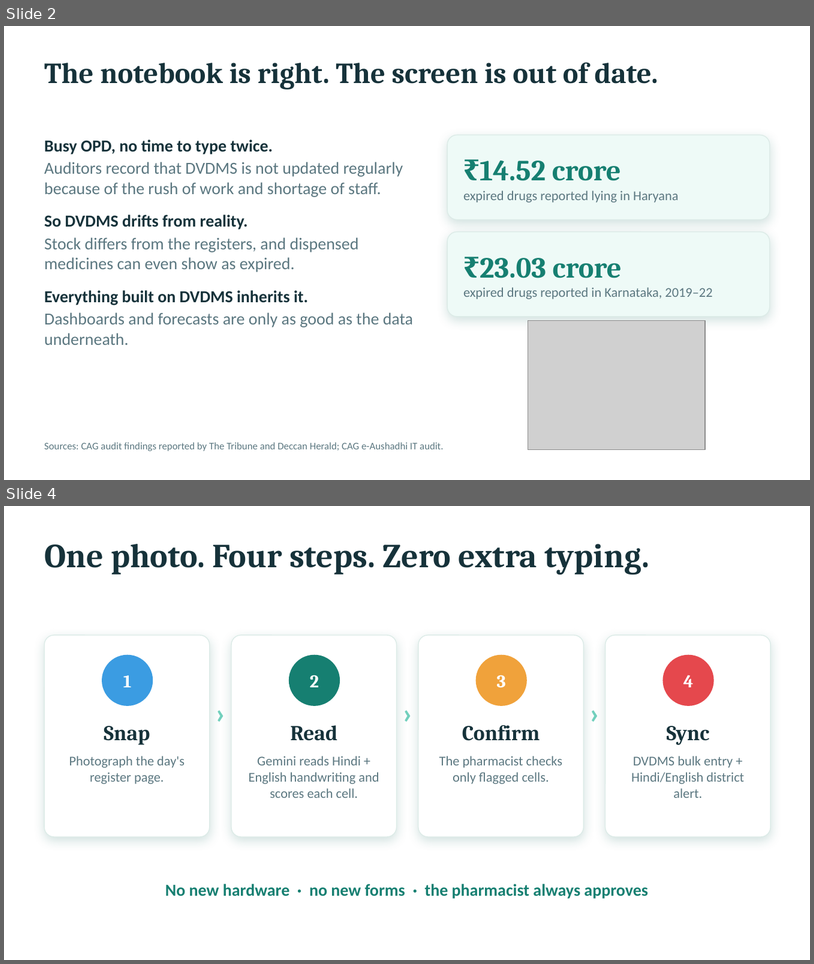
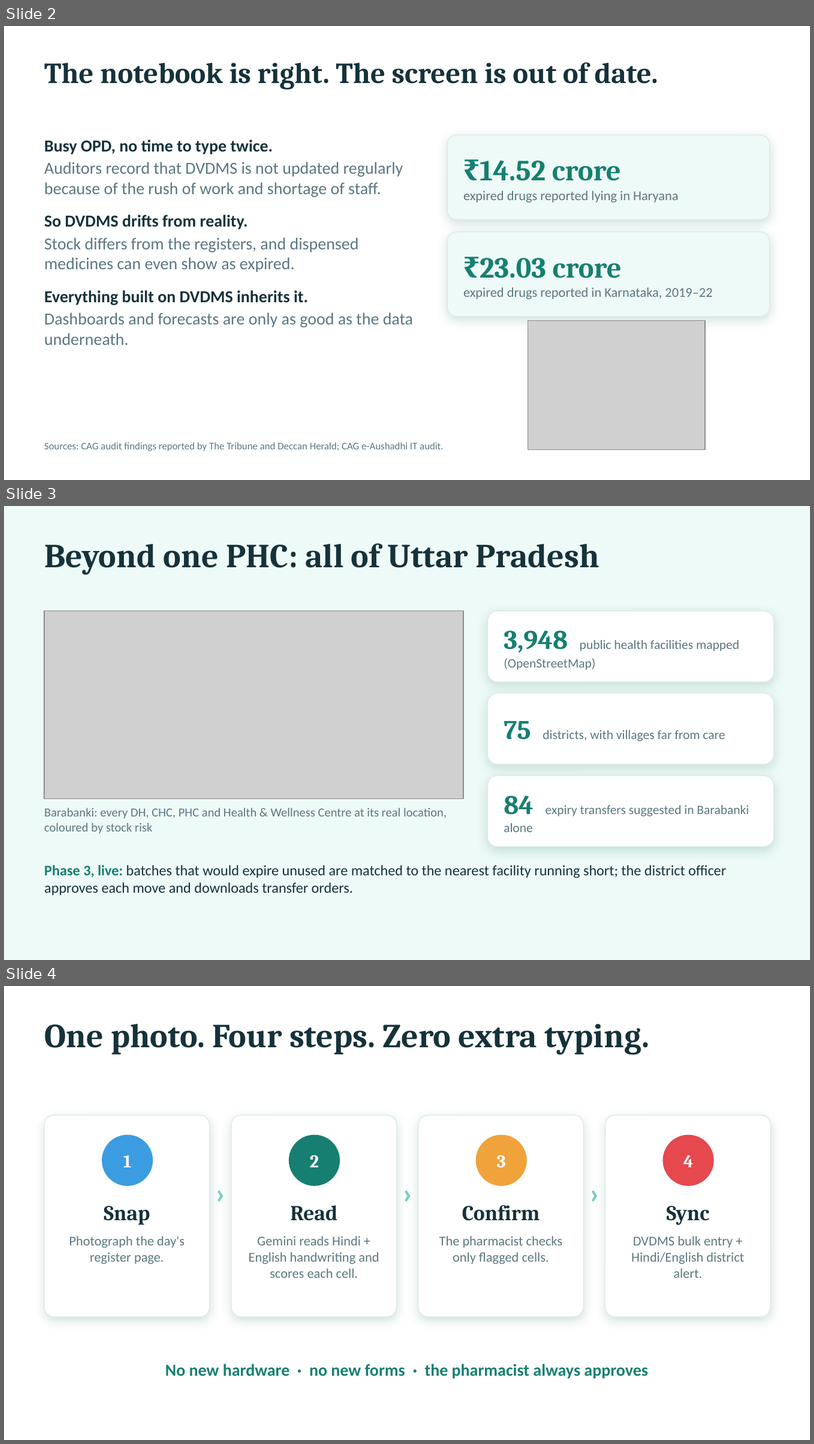
Before and after one commit to maurya-aryan/register-lens, a slide deck: docs/deck/Register-Lens-pitch-deck.pptx. Shown one above the other, each under a label of ours: slides 2 and 4 before the commit, slides 2, 3 and 4 after it; the slides between them are not shown. The pictures are 814x964 and 814x1444 pixels, drawn with LibreOffice and Linux fonts; fonts in the diff are those of the drawing; grey boxes stand for pictures. Boxes give left, top, right and bottom in pixels: in the first picture for what was removed or moved away, otherwise in the second. Text is boxed around its words. In the diff, an @@ line names an element or a change of style, - is before the commit and + after.

```diff
--- a/docs/deck/Register-Lens-pitch-deck.pptx
+++ b/docs/deck/Register-Lens-pitch-deck.pptx
@@ slide 3 added at (4,506,810,960), background #EEFAF7 @@
@@ text added at (44,543,599,575), 30 pt, text #16323A, bold @@
+Beyond one PHC: all of Uttar Pradesh
@@ picture added at (44,611,464,799) @@
@@ rounded rectangle added at (488,611,774,682), fill #FFFFFF, outline #DCEBE7 0.75 pt @@
@@ text added at (504,630,740,670), 11.5 pt, text #5B7780 @@
+3,948 public health facilities mapped (OpenStreetMap)
@@ rounded rectangle added at (488,693,774,764), fill #FFFFFF, outline #DCEBE7 0.75 pt @@
@@ text added at (504,721,725,741), 11.5 pt, text #5B7780 @@
+75 districts, with villages far from care
@@ rounded rectangle added at (488,775,774,846), fill #FFFFFF, outline #DCEBE7 0.75 pt @@
@@ text added at (44,808,447,833), 11 pt, text #5B7780 @@
+Barabanki: every DH, CHC, PHC and Health & Wellness Centre at its real location, coloured by stock risk
@@ text added at (504,795,749,832), 11.5 pt, text #5B7780 @@
+84 expiry transfers suggested in Barabanki alone
@@ text added at (44,865,726,895), 13 pt, text #16323A @@
+Phase 3, live: batches that would expire unused are matched to the nearest facility running short; the district officer approves each move and downloads transfer orders.
```
Also in this commit, not shown: 3 slides changed, 1 other slide added, 2 slides removed, 20 other files.
